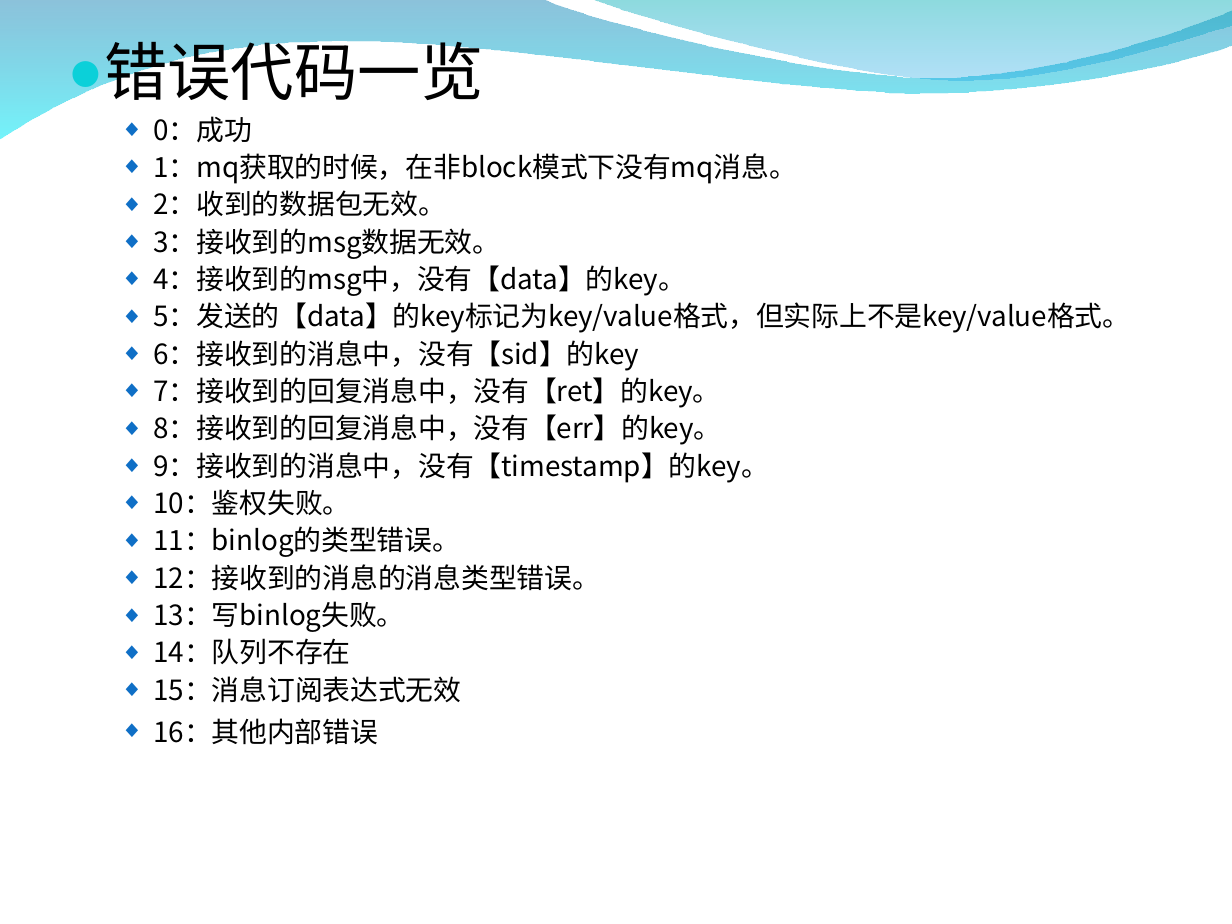
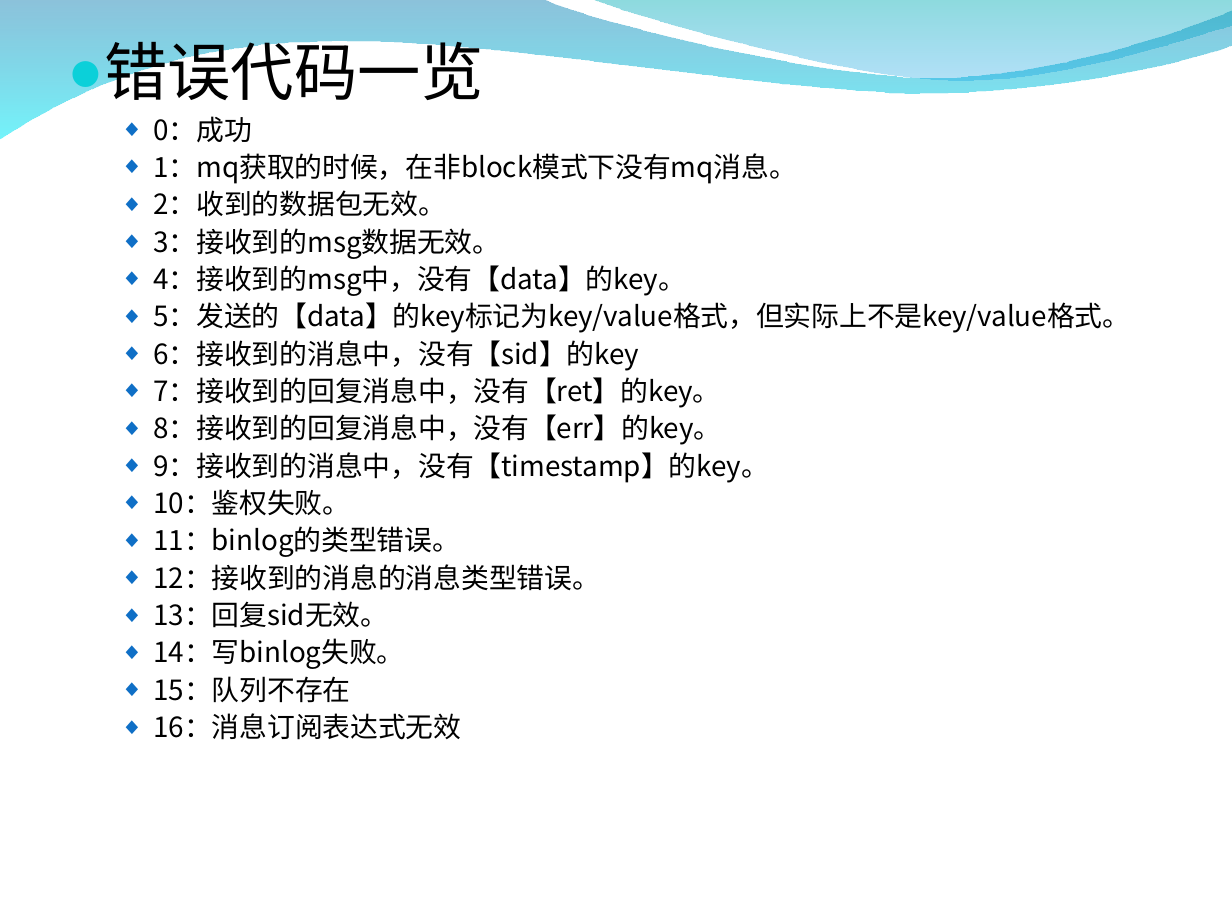
Before and after one commit to zxf1864/cwinux-mq, a slide deck: slide 22 of mq/doc/mq_introduce.ppt (slide 19 before the commit). Drawn at 1232x924 pixels with LibreOffice and Linux fonts; fonts in the diff are those of the drawing; background and template pictures are left out. Boxes give left, top, right and bottom in pixels: in the first picture for what was removed or moved away, otherwise in the second. Text is boxed around its words. In the diff, an @@ line names an element or a change of style, - is before the commit and + after.

```diff
--- a/mq/doc/mq_introduce.ppt
+++ b/mq/doc/mq_introduce.ppt
@@ text at (153,601,461,740): text changed @@
-  ◆ 13：写binlog失败。
-  ◆ 14：队列不存在
-  ◆ 15：消息订阅表达式无效
-  ◆ 16：其他内部错误
+  ◆ 13：回复sid无效。
+  ◆ 14：写binlog失败。
+  ◆ 15：队列不存在
+  ◆ 16：消息订阅表达式无效
```
Also in this commit, not shown: 12 other slides changed, 10 slides added, 1 other file.
